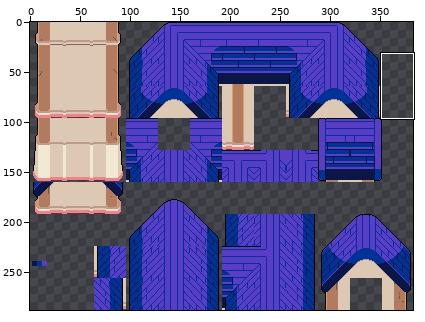
Sprite sheet -- assets/art_resources/tiles/blue-test-house.png. Above, an overview of the earlier version with the close-up marked.
Close-up. Before the commit:
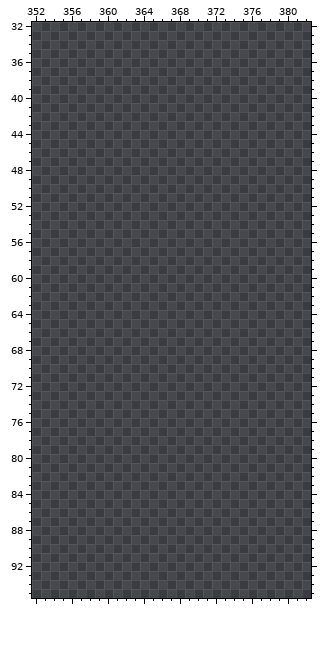
The file is 383x288 pixels. Shown: x 352..382, y 32..95.
After:
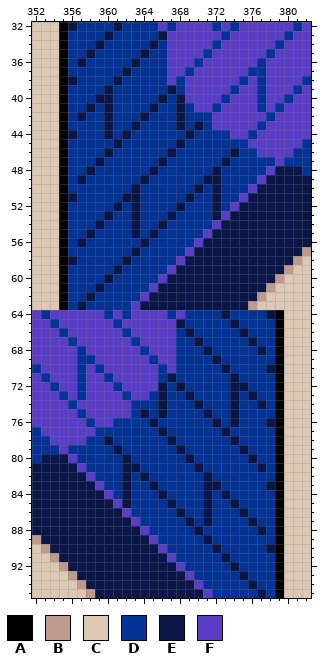
Palette (. is transparent): A #000000  B #bd9a8b  C #ddc8b3  D #013295  E #091647  F #593dc6
What changed:
@@ x 352..382 @@
-32 ...............................
-33 ...............................
-34 ...............................
-35 ...............................
-36 ...............................
-37 ...............................
-38 ...............................
-39 ...............................
-40 ...............................
-41 ...............................
-42 ...............................
-43 ...............................
-44 ...............................
-45 ...............................
-46 ...............................
-47 ...............................
-48 ...............................
-49 ...............................
-50 ...............................
-51 ...............................
-52 ...............................
-53 ...............................
-54 ...............................
-55 ...............................
-56 ...............................
-57 ...............................
-58 ...............................
-59 ...............................
-60 ...............................
-61 ...............................
-62 ...............................
-63 ...............................
-64 ...............................
-65 ...............................
-66 ...............................
-67 ...............................
-68 ...............................
-69 ...............................
-70 ...............................
-71 ...............................
-72 ...............................
-73 ...............................
-74 ...............................
-75 ...............................
-76 ...............................
-77 ...............................
-78 ...............................
-79 ...............................
-80 ...............................
-81 ...............................
-82 ...............................
-83 ...............................
-84 ...............................
-85 ...............................
-86 ...............................
-87 ...............................
-88 ...............................
-89 ...............................
-90 ...............................
-91 ...............................
-92 ...............................
-93 ...............................
-94 ...............................
-95 ...............................
+32 CCCAEDDDDEDDDDFDFFFFDFDFFFFFFDF
+33 CCCADDDDEDDDDDEFFFFFFDFFFFFFDFF
+34 CCCADDDEDDDDDEDFFFFFDFFFFFFDFFF
+35 CCCADDEDDDDDEDDFFFFDFFFFFFDFFFF
+36 CCCADEDDDDDEDDDFFFDFFFFFFDFFFFF
+37 CCCADDDDDDEDDDDFFDFFFFFFDDFFFFF
+38 CCCAEDDDDEDDDDDFDFFFFFFDFDFFFFD
+39 CCCADDDDEDDDDDDEDFFFFFDFFDFFFDF
+40 CCCADDDEEDDDDDEDEFFFFDFFFDFFDFF
+41 CCCADDEDEDDDDEDDEDFFDFFFFDFDFFF
+42 CCCADEDDEDDDEDDDEDDDFFFFFFDFFFF
+43 CCCADDDDEDDEDDDDEDEDFFFFFDFFFFF
+44 CCCAEDDDEDEDDDDDDEDDDDFFDFFFFFF
+45 CCCADDDDDEDDDDDDEDDDDDDDFFFFFFD
+46 CCCADDDDEDDDDDDEDDDDDDEDDFFFFDD
+47 CCCADDDEDDDDDDEDDDDDDEDDDDDFDDD
+48 CCCADDEDDDDDDEDDDDDDEDDDDDFEEED
+49 CCCADEDDDDDDEDDDDDDEEDDDDFEEEEE
+50 CCCADDDDDDDEDDDDDDEDEDDDFEEEEEE
+51 CCCAEDDDDDEEDDDDDEDDEDDFEEEEEEE
+52 CCCADDDDDEDEDDDDEDDDEDFEEEEEEEE
+53 CCCADDDDEDDEDDDEDDDDEFEEEEEEEEE
+54 CCCADDDEDDDEDDEDDDDDFEEEEEEEEEE
+55 CCCADDEDDDDEDEDDDDDFEEEEEEEEEEE
+56 CCCADEDDDDDDEDDDDDFEEEEEEEEEEEE
+57 CCCADDDDDDDEDDDDDFEEEEEEEEEEEEB
+58 CCCAEDDDDDEDDDDDFEEEEEEEEEEEEBC
+59 CCCADDDDDEDDDDDFEEEEEEEEEEEEBCC
+60 CCCADDDDEDDDDDFEEEEEEEEEEEEBCCC
+61 CCCADDDEDDDDDFEEEEEEEEEEEEBCCCC
+62 CCCADDEDDDDDFEEEEEEEEEEEEBCCCCC
+63 CCCADEDDDDDFEEEEEEEEEEEEBCCCCCC
+64 FDFFFFFFDFDFFFFDFDDDDEDDDDEACCC
+65 FFDFFFFFFDFFFFFFEDDDDDEDDDDACCC
+66 FFFDFFFFFFDFFFFFDEDDDDDEDDDACCC
+67 FFFFDFFFFFFDFFFFDDEDDDDDEDDACCC
+68 FFFFFDFFFFFFDFFFDDDEDDDDDEDACCC
+69 FFFFFDDFFFFFFDFFDDDDEDDDDDDACCC
+70 DFFFFDFDFFFFFFDFDDDDDEDDDDEACCC
+71 FDFFFDFFDFFFFFDEDDDDDDEDDDDACCC
+72 FFDFFDFFFDFFFFEDEDDDDDEEDDDACCC
+73 FFFDFDFFFFDFFDEDDEDDDDEDEDDACCC
+74 FFFFDFFFFFFDDDEDDDEDDDEDDEDACCC
+75 FFFFFDFFFFFDEDEDDDDEDDEDDDDACCC
+76 FFFFFFDFFDDDDEDDDDDDEDEDDDEACCC
+77 DFFFFFFDDDDDDDEDDDDDDEDDDDDACCC
+78 DDFFFFDDEDDDDDDEDDDDDDEDDDDACCC
+79 DDDFDDDDDEDDDDDDEDDDDDDEDDDACCC
+80 DEEEFDDDDDEDDDDDDEDDDDDDEDDACCC
+81 EEEEEFDDDDEEDDDDDDEDDDDDDEDACCC
+82 EEEEEEFDDDEDEDDDDDDEDDDDDDDACCC
+83 EEEEEEEFDDEDDEDDDDDEEDDDDDEACCC
+84 EEEEEEEEFDEDDDEDDDDEDEDDDDDACCC
+85 EEEEEEEEEFEDDDDEDDDEDDEDDDDACCC
+86 EEEEEEEEEEFDDDDDEDDEDDDEDDDACCC
+87 EEEEEEEEEEEFDDDDDEDEDDDDEDDACCC
+88 EEEEEEEEEEEEFDDDDDEDDDDDDEDACCC
+89 BEEEEEEEEEEEEFDDDDDEDDDDDDDACCC
+90 CBEEEEEEEEEEEEFDDDDDEDDDDDEACCC
+91 CCBEEEEEEEEEEEEFDDDDDEDDDDDACCC
+92 CCCBEEEEEEEEEEEEFDDDDDEDDDDACCC
+93 CCCCBEEEEEEEEEEEEFDDDDDEDDDACCC
+94 CCCCCBEEEEEEEEEEEEFDDDDDEDDACCC
+95 CCCCCCBEEEEEEEEEEEEFDDDDDEDACCC
